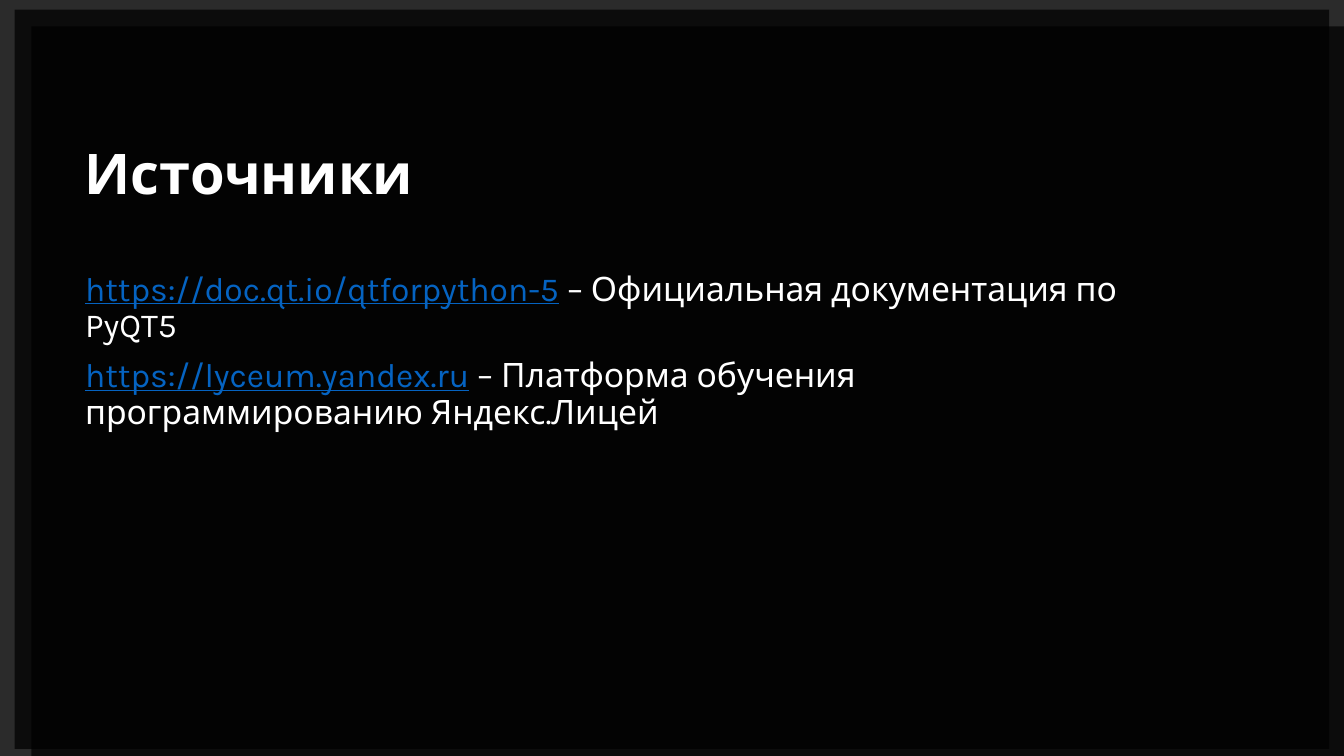
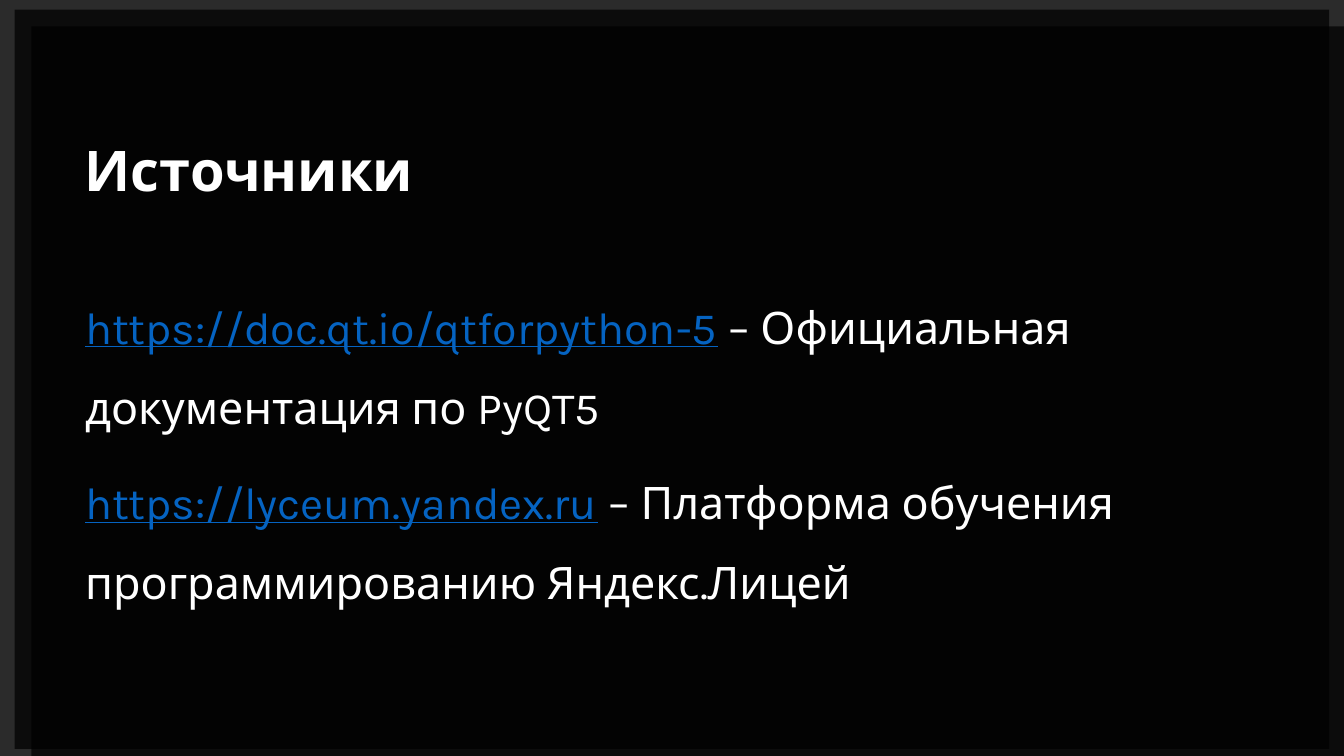
Before and after one commit to fivan999/cinema-controlling-system, a slide deck: slide 19 of data/description_files/cinema-controlling-system.pptm (slide 10 before the commit). Drawn at 1344x756 pixels with LibreOffice and Linux fonts; fonts in the diff are those of the drawing; background and template pictures are left out; a plain dark background stands for a picture behind light text. Boxes give left, top, right and bottom in pixels: in the first picture for what was removed or moved away, otherwise in the second. Text is boxed around its words. In the diff, an @@ line names an element or a change of style, - is before the commit and + after.

```diff
--- a/data/description_files/cinema-controlling-system.pptm
+++ b/data/description_files/cinema-controlling-system.pptm
@@ text "https://doc.qt.io/qtforpython-5 – Официальная документация п ..." at (x1=85, y1=310, x2=1114, y2=610): size 24 to 32 pt; line spacing 0.9 to 1.5 @@
```
Also in this commit, not shown: 4 other slides changed, 13 slides added, 4 slides removed, 3 other files.
